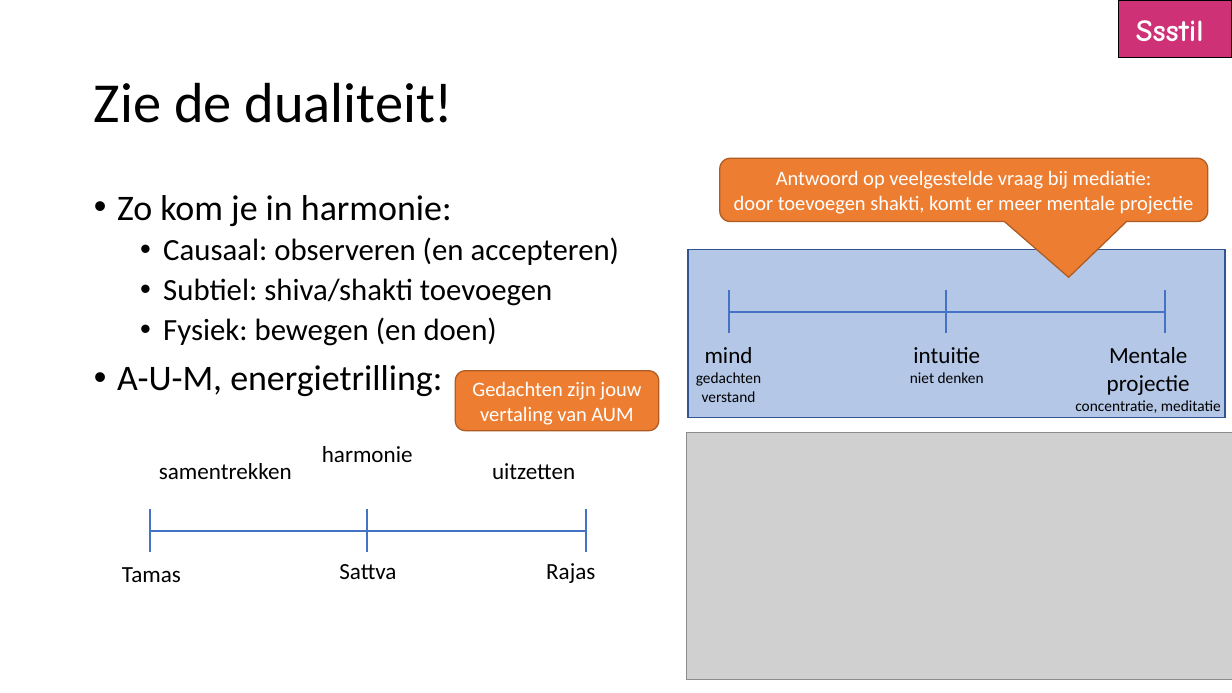
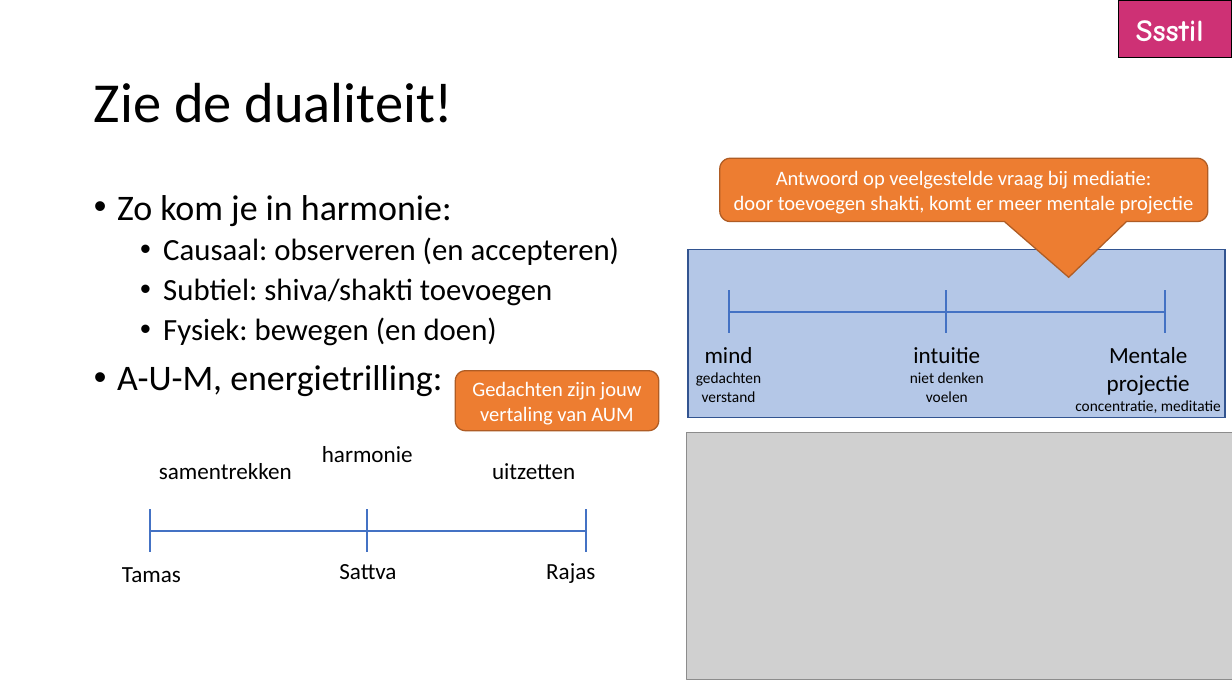
Before and after one commit to hermanvand/website-ssstil, a slide deck: slide 8 of lessen/03-energie/28 - voorhoofd chakra.ppsx. Drawn at 1232x693 pixels with LibreOffice and Linux fonts; fonts in the diff are those of the drawing; grey boxes stand for pictures. Boxes give left, top, right and bottom in pixels: in the first picture for what was removed or moved away, otherwise in the second. Text is boxed around its words. In the diff, an @@ line names an element or a change of style, - is before the commit and + after.

```diff
--- a/lessen/03-energie/28 - voorhoofd chakra.ppsx
+++ b/lessen/03-energie/28 - voorhoofd chakra.ppsx
@@ text at (926, 391, 968, 402): paragraph added @@
+voelen
```
Also in this commit, not shown: 2 other files.
